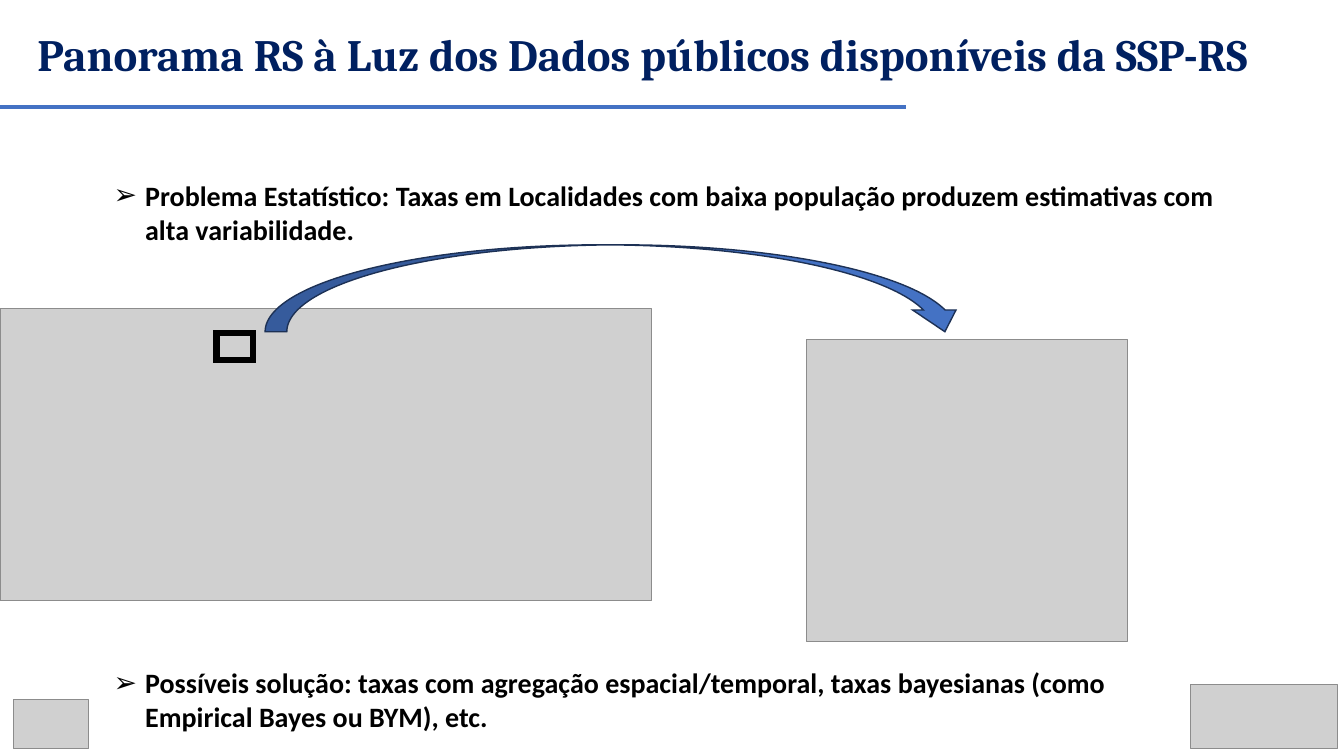
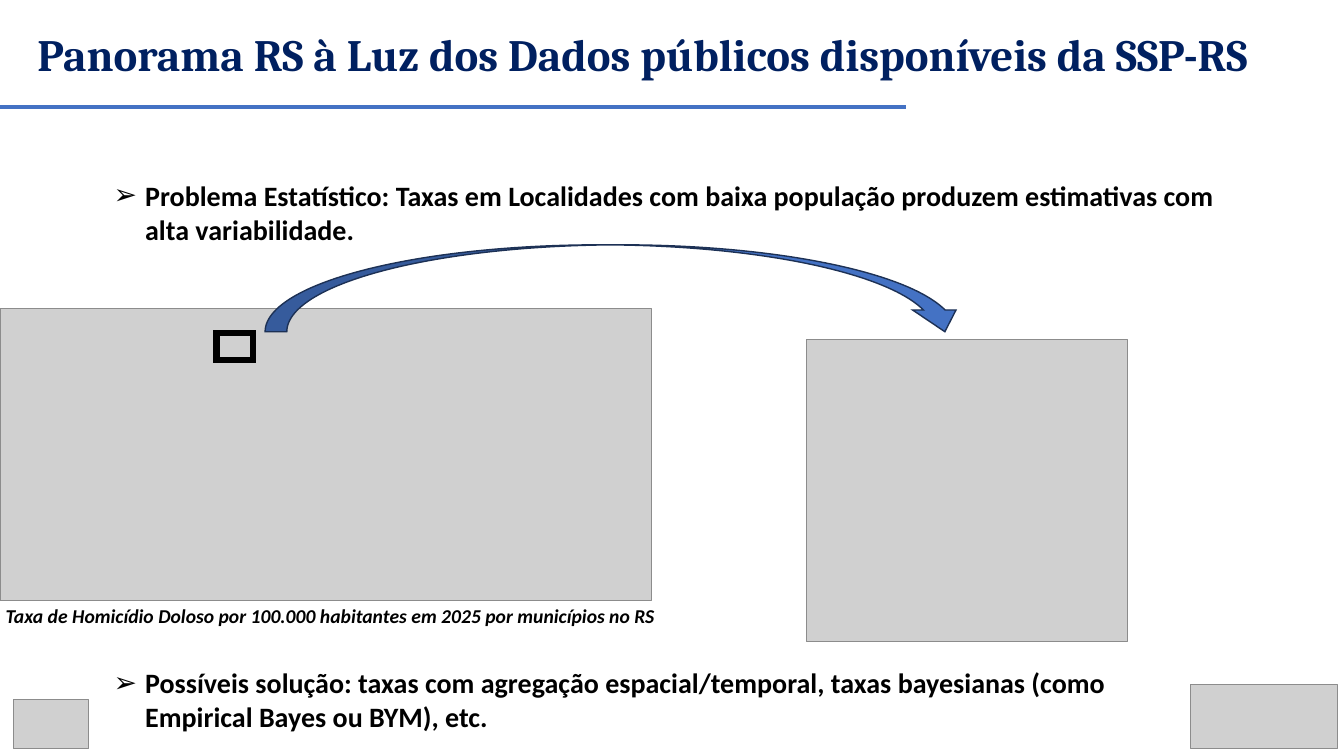
Before and after one commit to renanxcortes/semanistica_2026, a slide deck: slide 7 of DIA 2 - APRESENTACAO - VERSAO AMPLIADA FINAL.pptx. Drawn at 1344x756 pixels with LibreOffice and Linux fonts; fonts in the diff are those of the drawing; grey boxes stand for pictures. Boxes give left, top, right and bottom in pixels: in the first picture for what was removed or moved away, otherwise in the second. Text is boxed around its words. In the diff, an @@ line names an element or a change of style, - is before the commit and + after.

```diff
--- a/DIA 2 - APRESENTACAO - VERSAO AMPLIADA FINAL.pptx
+++ b/DIA 2 - APRESENTACAO - VERSAO AMPLIADA FINAL.pptx
@@ text added at <box>6,609,654,626</box>, 14 pt, text #000000, bold, italic @@
+Taxa de Homicídio Doloso por 100.000 habitantes em 2025 por municípios no RS
```
Also in this commit, not shown: 3 other slides changed, 2 other files.
